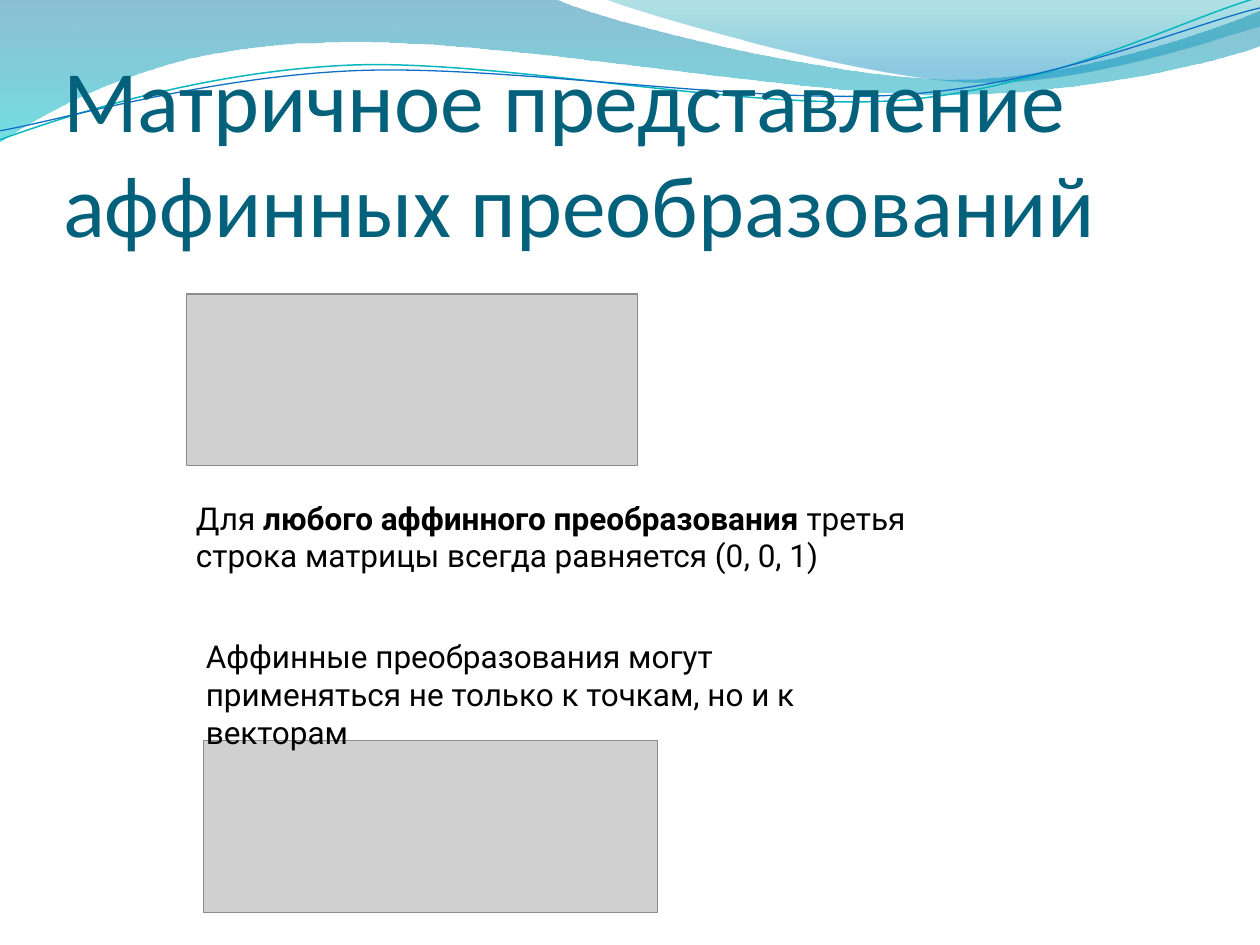
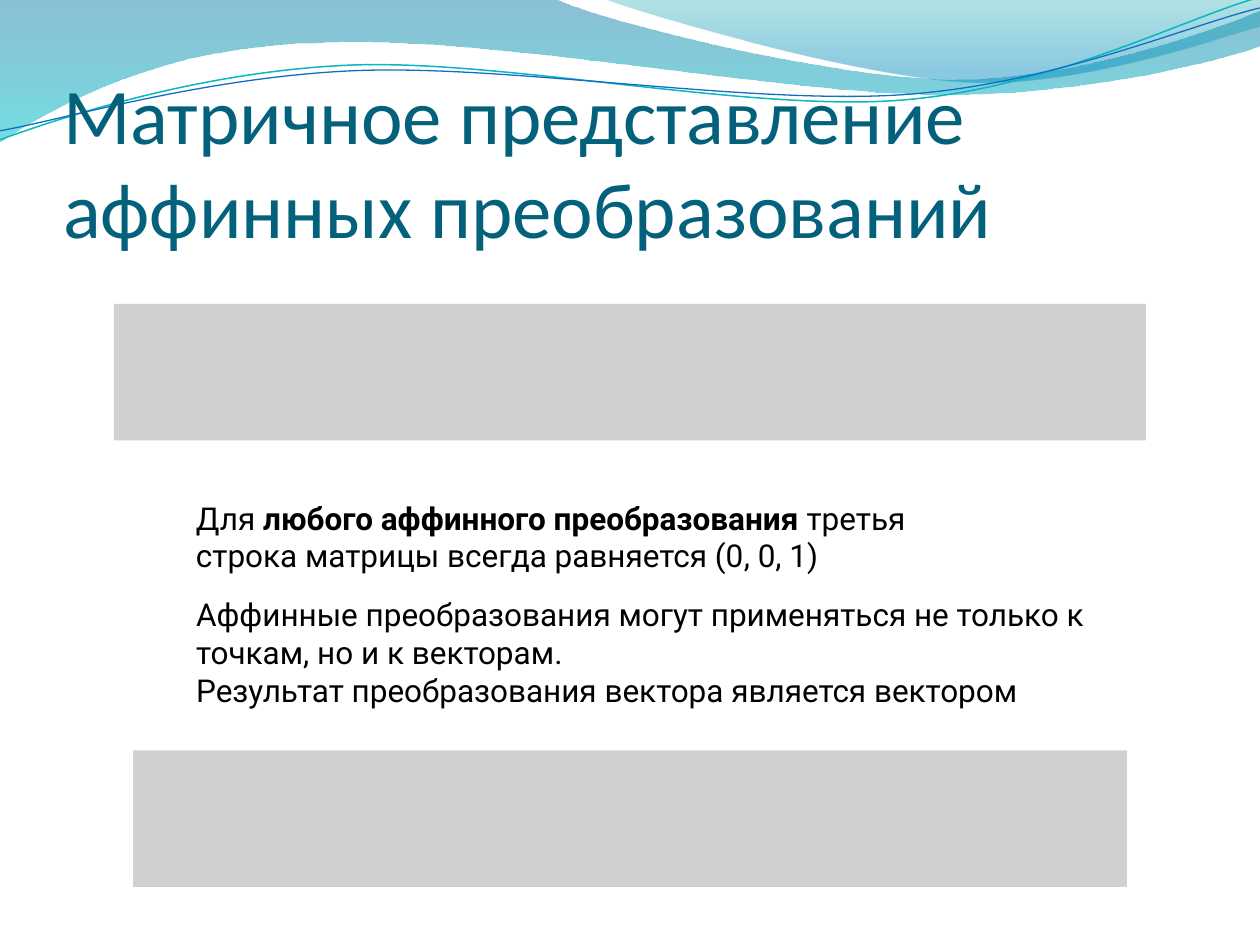
Before and after one commit to alexey-malov/cg-course, a slide deck: slide 72 of lectures/03 - Векторный анализ, трансформации и матрицы.pptx (slide 71 before the commit). Drawn at 1260x945 pixels with LibreOffice and Linux fonts; fonts in the diff are those of the drawing; grey boxes stand for pictures; background and template pictures are left out. Boxes give left, top, right and bottom in pixels: in the first picture for what was removed or moved away, otherwise in the second. Text is boxed around its words. In the diff, an @@ line names an element or a change of style, - is before the commit and + after.

```diff
--- a/lectures/03 - Векторный анализ, трансформации и матрицы.pptx
+++ b/lectures/03 - Векторный анализ, трансформации и матрицы.pptx
@@ title "Матричное представление аффинных преобразований" at (63, 78, 991, 251): size 50 to 45 pt @@
@@ picture removed at (186, 294, 638, 465) @@
@@ picture added at (115, 304, 1147, 440) @@
@@ text at (196, 602, 1084, 709): text changed @@
-Аффинные преобразования могут применяться не только к точкам, но и к векторам
+Аффинные преобразования могут применяться не только к точкам, но и к векторам.
+Результат преобразования вектора является вектором
@@ picture removed at (203, 741, 658, 912) @@
@@ picture added at (134, 750, 1128, 886) @@
```
Also in this commit, not shown: 31 other slides changed, 5 slides added, 1 slide removed.
